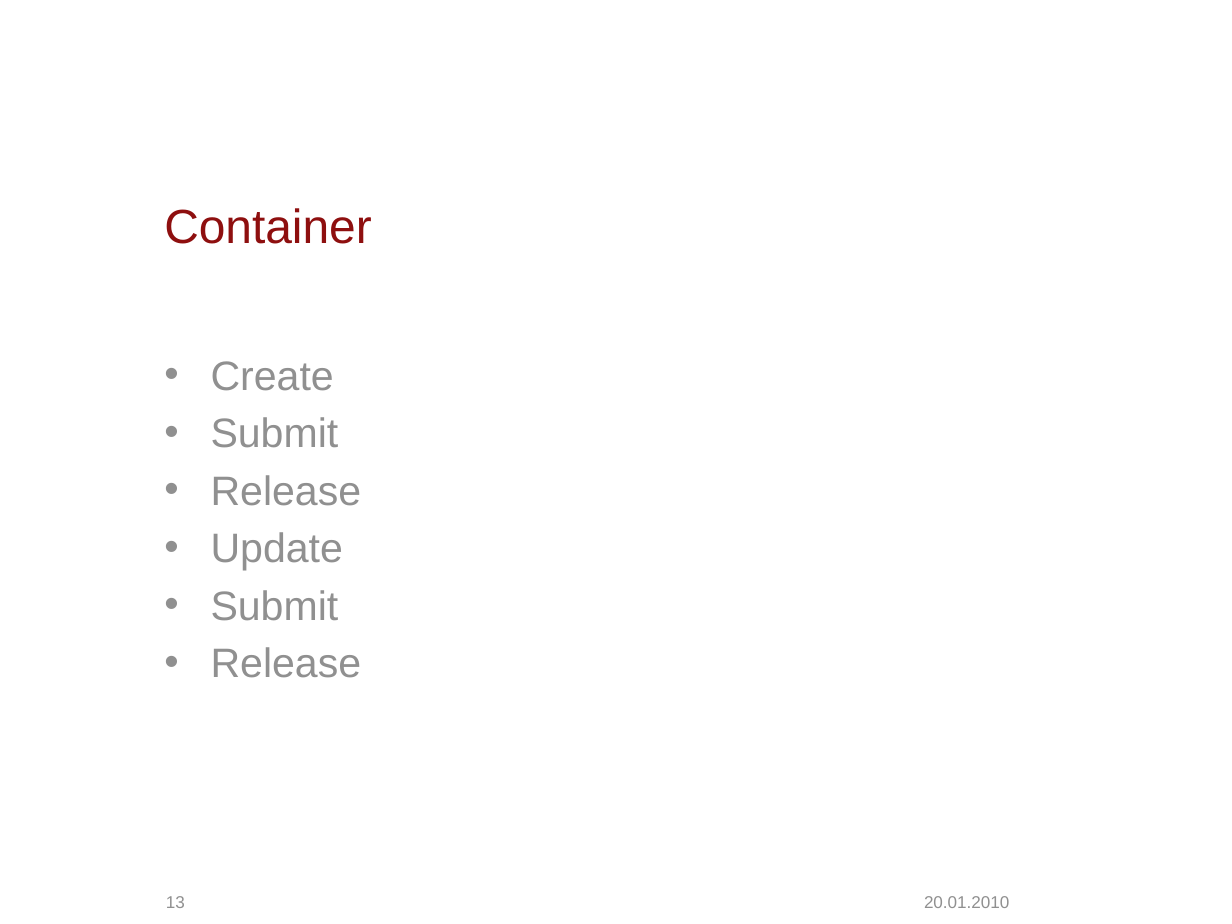
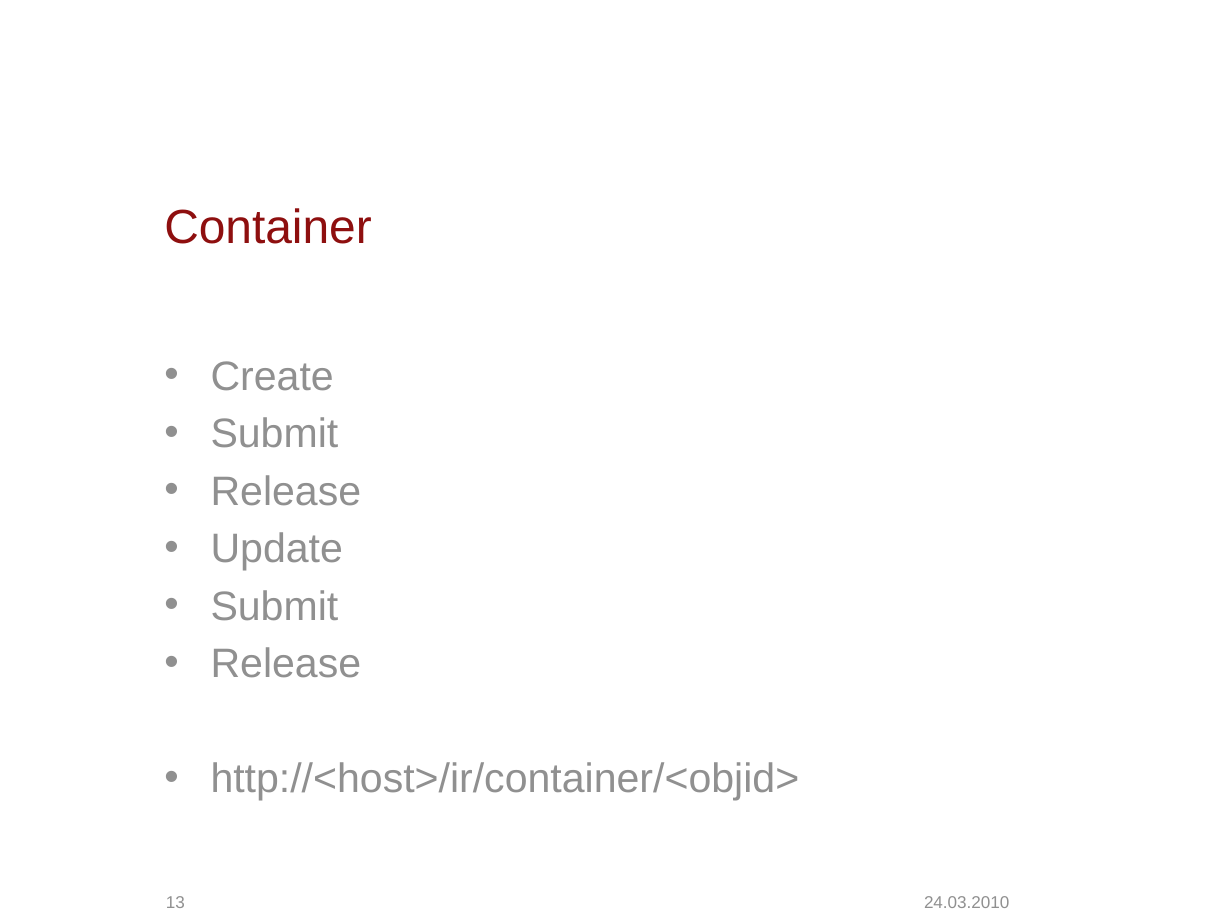
Before and after one commit to escidoc/escidoc-examples, a slide deck: slide 13 of doc/presentation.pptx. Drawn at 1232x924 pixels with LibreOffice and Linux fonts; fonts in the diff are those of the drawing; background and template pictures are left out. Boxes give left, top, right and bottom in pixels: in the first picture for what was removed or moved away, otherwise in the second. Text is boxed around its words. In the diff, an @@ line names an element or a change of style, - is before the commit and + after.

```diff
--- a/doc/presentation.pptx
+++ b/doc/presentation.pptx
@@ text at (211, 762, 800, 800): paragraph added @@
+• http://<host>/ir/container/<objid>
@@ text at (924, 896, 1009, 908): text changed @@
-20.01.2010
+24.03.2010
```
Also in this commit, not shown: 14 other slides changed, 1 slide added.
